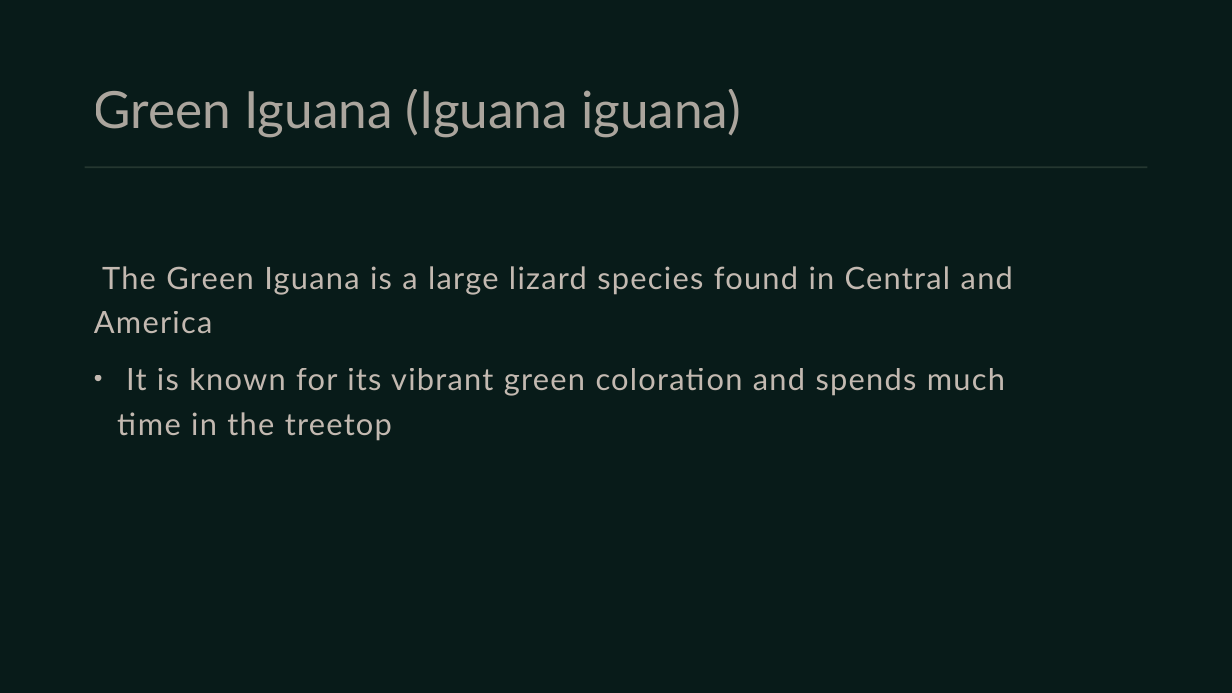
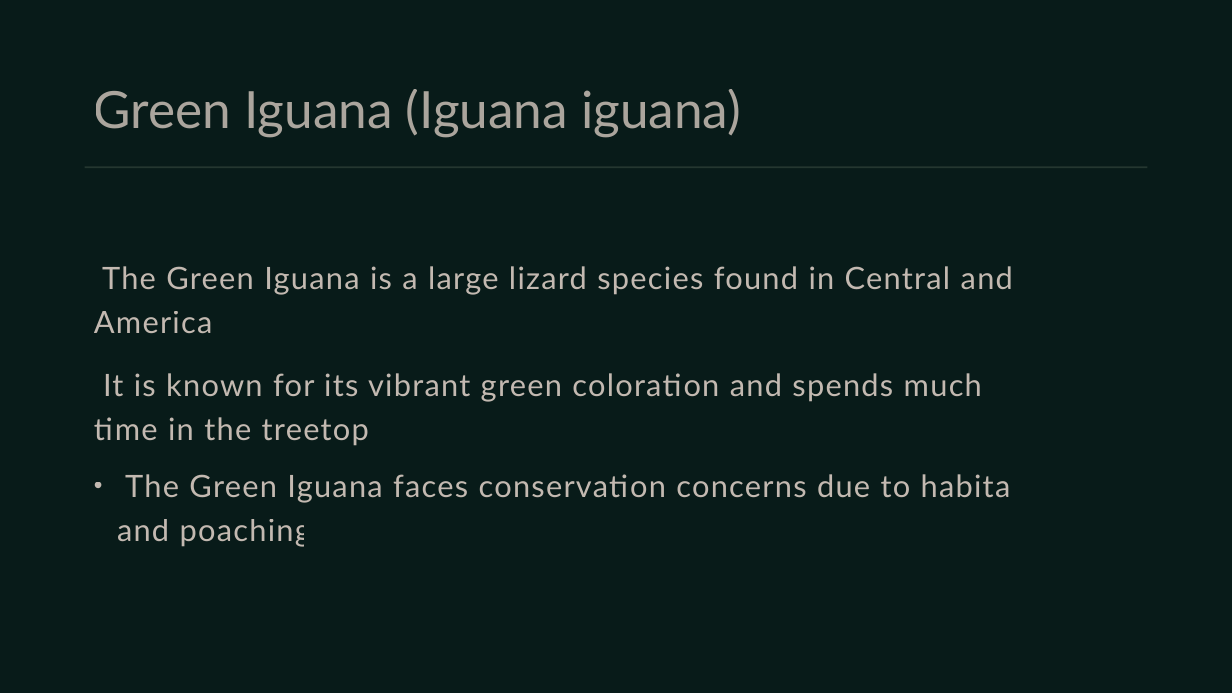
Before and after one commit to umarrasool15/Research2SlidesWebApp, a slide deck: slide 14 of pdfextraction/content/output/A Survey of South American Lizards Biodiversity and Ecological.pptx (slide 10 before the commit). Drawn at 1232x693 pixels with LibreOffice and Linux fonts; fonts in the diff are those of the drawing. Boxes give left, top, right and bottom in pixels: in the first picture for what was removed or moved away, otherwise in the second. Text is boxed around its words. In the diff, an @@ line names an element or a change of style, - is before the commit and + after.

```diff
--- a/pdfextraction/content/output/A Survey of South American Lizards Biodiversity and Ecological.pptx
+++ b/pdfextraction/content/output/A Survey of South American Lizards Biodiversity and Ecological.pptx
@@ text at box(94, 266, 1023, 547): text changed @@
-• The Green Iguana is a large lizard species found in Central and South America.
-  It is known for its vibrant green coloration and spends much of its time in the treetops.
+• The Green Iguana is a large lizard species found in Central and South America.
+  It is known for its vibrant green coloration and spends much of its time in the treetops.
+  The Green Iguana faces conservation concerns due to habitat loss and poaching.
```
Also in this commit, not shown: 10 other slides changed, 8 slides added, 2 slides removed, 48 other files.
